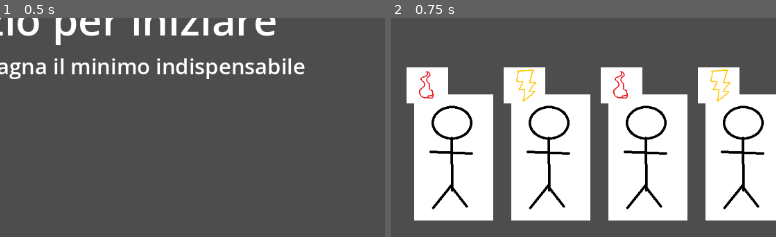
Above: before the commit, frames 1-2 (left to right).
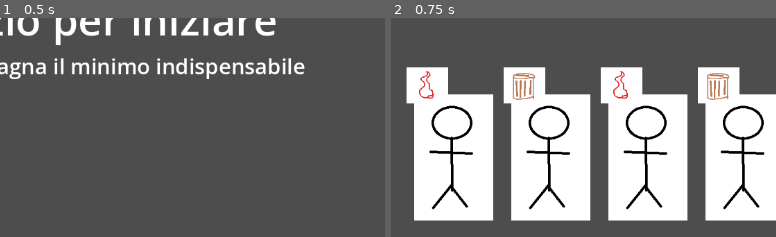
Above: after the commit, the same moments.

Repository: MLisanti/moonbrew_shop
Game: Godot game, scene res://scene/main.tscn
The game is run twice, just before and just after one commit, with the same random seed, the same clock (stepped at 60 frames per second) and the same inputs.
Inputs (mouse positions are % of the whole screen's width and height, from its top left):
- Up to frame 1 (0.5 s): no input
- Up to frame 2 (0.75 s): tap Enter at 0.5 s; move the mouse to (71, 45) at 0.52 s; tap Space (conferma) at 0.6 s
The pictures show only the part of the screen within x 44-94%, y 46-96%; the shares and areas given below are measured in that part.

Frame 1 is identical in both runs. In frame 2, 1.1% of the frame differs, in the area x 31-89%, y 23-39%.

Commit message:
elemento legnineo

Diff:
--- a/scene/cliente.gd
+++ b/scene/cliente.gd
@@ -12,7 +12,6 @@
 
 func show_features(element_list:String):
 	var i=0
-
 	while(i<element_list.length()):
 		var nodo_elemento:Node2D = _elements_scene.instantiate()
 		var c = element_list.substr(i,1)
--- a/scene/elemento.tscn
+++ b/scene/elemento.tscn
@@ -3,6 +3,7 @@
 [ext_resource type="Texture2D" uid="uid://4f6jhp38l62c" path="res://immagini/acqua.png" id="1_vv62a"]
 [ext_resource type="Texture2D" uid="uid://c6ycqk7briref" path="res://immagini/elettro.png" id="2_vx1k8"]
 [ext_resource type="Texture2D" uid="uid://cemci181nyi7t" path="res://immagini/fuoco.png" id="3_6cie7"]
+[ext_resource type="Texture2D" uid="uid://b6cgf70uioxg5" path="res://immagini/legno.png" id="4_3arwr"]
 [ext_resource type="Texture2D" uid="uid://dhujxvajv1c26" path="res://immagini/vento.png" id="4_xfpit"]
 [ext_resource type="Script" uid="uid://lkwf7wnc24t0" path="res://scene/elemento.gd" id="5_vx1k8"]
 [ext_resource type="PackedScene" uid="uid://bg3a1fnlwgjk3" path="res://scene/helper_elementi.tscn" id="6_6cie7"]
@@ -35,6 +36,14 @@
 }, {
 "frames": [{
 "duration": 1.0,
+"texture": ExtResource("4_3arwr")
+}],
+"loop": true,
+"name": &"legno",
+"speed": 5.0
+}, {
+"frames": [{
+"duration": 1.0,
 "texture": ExtResource("4_xfpit")
 }],
 "loop": true,
@@ -45,7 +54,7 @@
 [node name="elemento" type="AnimatedSprite2D" unique_id=1651541046]
 scale = Vector2(0.51568377, 0.51568377)
 sprite_frames = SubResource("SpriteFrames_wscrc")
-animation = &"vento"
+animation = &"legno"
 script = ExtResource("5_vx1k8")
 
 [node name="helperElementi" parent="." unique_id=1343818349 instance=ExtResource("6_6cie7")]
--- a/scene/helper_elementi.gd
+++ b/scene/helper_elementi.gd
@@ -1,20 +1,21 @@
 extends Node
 
+#NOTA: non esiste più elettro
 func scegli_elemento_casuale():
 	var cas = randi_range(0, 3)
 	match cas:
 		0: return "F"
 		1: return "A"
 		2: return "V"
-		3: return "E"
+		3: return "L"
 		_: return ""
 
 func is_stronger(elem1, elem2):
-	#V -> A -> F -> E
-	return ((elem1 == "F" and elem2 == "E") or
+	#V -> A -> F -> L -> V
+	return ((elem1 == "V" and elem2 == "A") or
 			(elem1 == "A" and elem2 == "F") or
-			(elem1 == "V" and elem2 == "A") or
-			(elem1 == "E" and elem2 == "V"))
+			(elem1 == "F" and elem2 == "L") or
+			(elem1 == "L" and elem2 == "V"))
 
 func get_type_name(type:String):
 	match type:
@@ -24,7 +25,7 @@
 			return "acqua"
 		"V":
 			return "vento"
-		"E":
-			return "elettro"
+		"L":
+			return "legno"
 		_:
 			return ""
--- a/scene/main.gd
+++ b/scene/main.gd
@@ -9,10 +9,11 @@
 """
 bugs:
 	- ad inizio livello controllare se esiste almeno una combinazione possibile
-	- una pozione può essere posata su picù clienti e li cura tutti e due
+	- una pozione può essere posata su più clienti e li cura tutti e due
 """
 
 var _livello = 1
+const LIVELLO_INIZIO = 1
 var _clienti_mancanti_prossimo_livello = 0
 
 enum statiLivello {INIZIO, IN_CORSO, FINITO, GAME_OVER}
@@ -22,16 +23,16 @@
 	var dict:Dictionary = { "potionElements": 2, "clientElements": 2, "goalPrice": 200.0 }
 	match livello:
 
-		1: dict = { "potionElements": 1, "potionElementsDetail": "FAFA", "clientElements": 1, "clientElementsDetail": "FEFE", "goalPrice": 100.0 }
-		2: dict = { "potionElements": 1, "potionElementsDetail": "EVEV", "clientElements": 1, "clientElementsDetail": "AVAV", "goalPrice": 100.0 }
-		3: dict = { "potionElements": 1, "potionElementsDetail": "FAVE", "clientElements": 1, "clientElementsDetail": "FAVE", "goalPrice": 100.0 }
+		1: dict = { "potionElements": 1, "potionElementsDetail": "FAFA", "clientElements": 1, "clientElementsDetail": "FLFL", "goalPrice": 100.0 }
+		2: dict = { "potionElements": 1, "potionElementsDetail": "LVLV", "clientElements": 1, "clientElementsDetail": "AVAV", "goalPrice": 100.0 }
+		3: dict = { "potionElements": 1, "potionElementsDetail": "FAVL", "clientElements": 1, "clientElementsDetail": "FAVL", "goalPrice": 100.0 }
 		4: dict = { "potionElements": 1, "clientElements": 1, "goalPrice": 50.0 }
 		5: dict = { "potionElements": 1, "clientElements": 1, "goalPrice": 100.0 }
 		6: dict = { "potionElements": 2, "clientElements": 1, "goalPrice": 100.0 }
 		7: dict = { "potionElements": 2, "clientElements": 2, "goalPrice": 100.0 }
 		8: dict = { "potionElements": 2, "clientElements": 3, "goalPrice": 150.0 }
 		9: dict = { "potionElements": 3, "clientElements": 3, "goalPrice": 200.0 }
-		10: dict = { "potionElements": 3, "clientElements": 3, "goalPrice": 250.0 }
+		10: dict= { "potionElements": 3, "clientElements": 3, "goalPrice": 250.0 }
 		_: dict = { "potionElements": 3, "clientElements": 3, "goalPrice": 200.0 }
 	return dict
 
@@ -46,7 +47,7 @@
 func _process(_delta):
 	if(statoLivello == statiLivello.INIZIO and Input.is_action_just_released("conferma") and $tmrCooldown.time_left <= 0):
 		cambia_stato_livello(statiLivello.IN_CORSO)
-		_livello = 1
+		_livello = LIVELLO_INIZIO
 		imposta_livello(_livello)
 
 	if(statoLivello == statiLivello.FINITO and Input.is_action_just_released("conferma")):
@@ -116,10 +117,8 @@
 
 func _on_client_finish(curedDiseases:int, totalDiseases:int, potion:Node2D, client:Node2D, effects:String):
 	var guadagno = (potion.price / totalDiseases) * curedDiseases
-	var descGuadagno = "Ti meriti " + str(guadagno) + " su " + str(potion.price)
-	if(curedDiseases == 0):
-		descGuadagno = "Non ti meriti niente"
-	else:
+	var descGuadagno = "Non ti meriti niente"
+	if(curedDiseases > 0):
 		descGuadagno = "Ti meriti " + str(guadagno) + " su " + str(potion.price)
 
 	$UI/sopra/VBoxContainer/lbl_effects.text = effects + descGuadagno
Binary file added: immagini/legno.png
Not shown, added: immagini/legno.png.import
